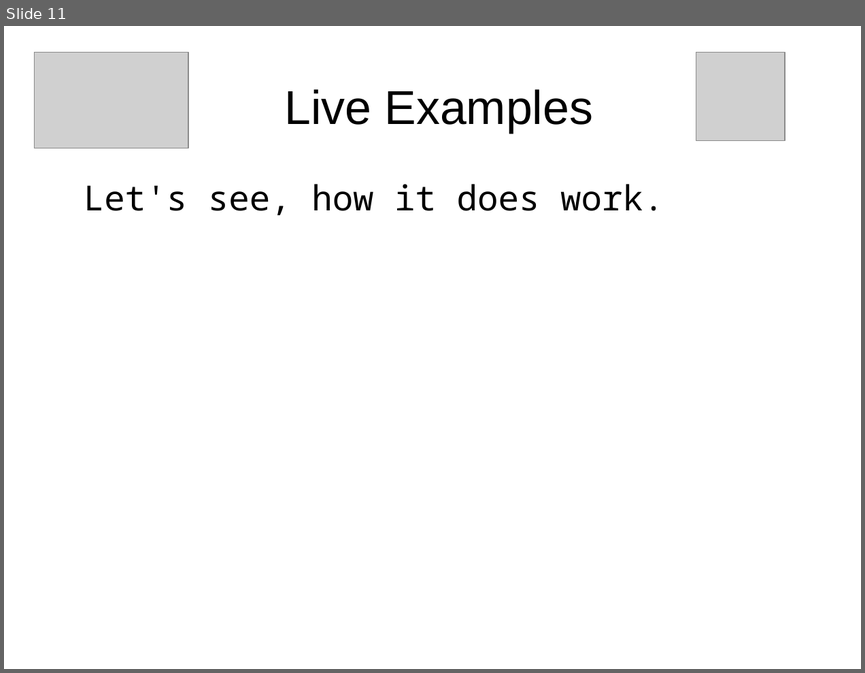
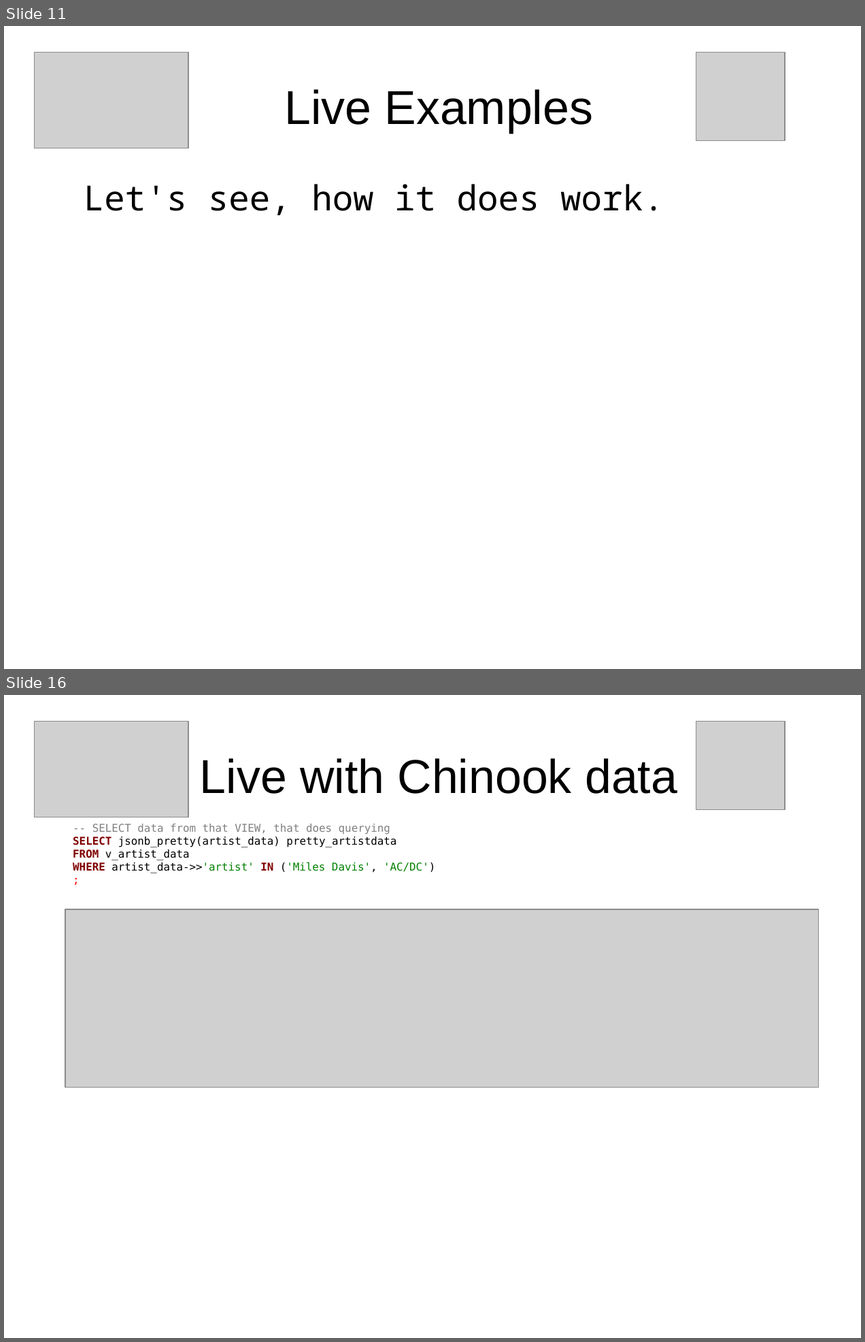
Before and after one commit to sjstoelting/talks, a slide deck: no-sql-as-not-only-sql/NoSQL-as-Not-Only-SQL.odp. Shown one above the other, each under a label of ours: slide 11 before the commit, slides 11 and 16 after it; the slides between them are not shown. The pictures are 865x673 and 865x1342 pixels, drawn with LibreOffice and Linux fonts; fonts in the diff are those of the drawing; grey boxes stand for pictures. Boxes give left, top, right and bottom in pixels: in the first picture for what was removed or moved away, otherwise in the second. Text is boxed around its words. In the diff, an @@ line names an element or a change of style, - is before the commit and + after.

Commit message:
Added the queries and query results to the slides.

```diff
--- a/no-sql-as-not-only-sql/NoSQL-as-Not-Only-SQL.odp
+++ b/no-sql-as-not-only-sql/NoSQL-as-Not-Only-SQL.odp
@@ slide 16 added at (x1=4, y1=695, x2=861, y2=1338), background #FFFFFF @@
@@ picture added at (x1=35, y1=721, x2=188, y2=817) @@
@@ picture added at (x1=696, y1=721, x2=785, y2=809) @@
@@ title added at (x1=200, y1=758, x2=677, y2=794), 44 pt, text #000000 @@
+Live with Chinook data
@@ text added at (x1=73, y1=824, x2=435, y2=873), 10 pt, text #000000 @@
+-- SELECT data from that VIEW, that does querying
+SELECT jsonb_pretty(artist_data) pretty_artistdata
+FROM v_artist_data
+WHERE artist_data->>'artist' IN ('Miles Davis', 'AC/DC')
+;
@@ picture added at (x1=65, y1=910, x2=819, y2=1087) @@
```
Also in this commit, not shown: 17 other slides added, 1 other file.
